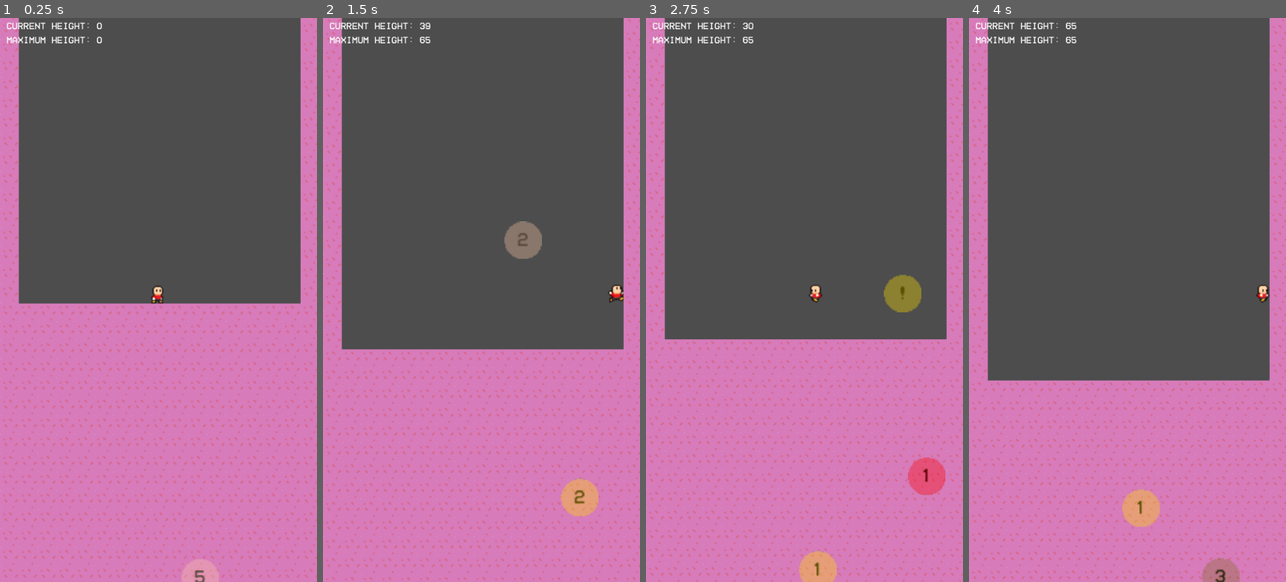
Above: before the commit, frames 1-4 (left to right).
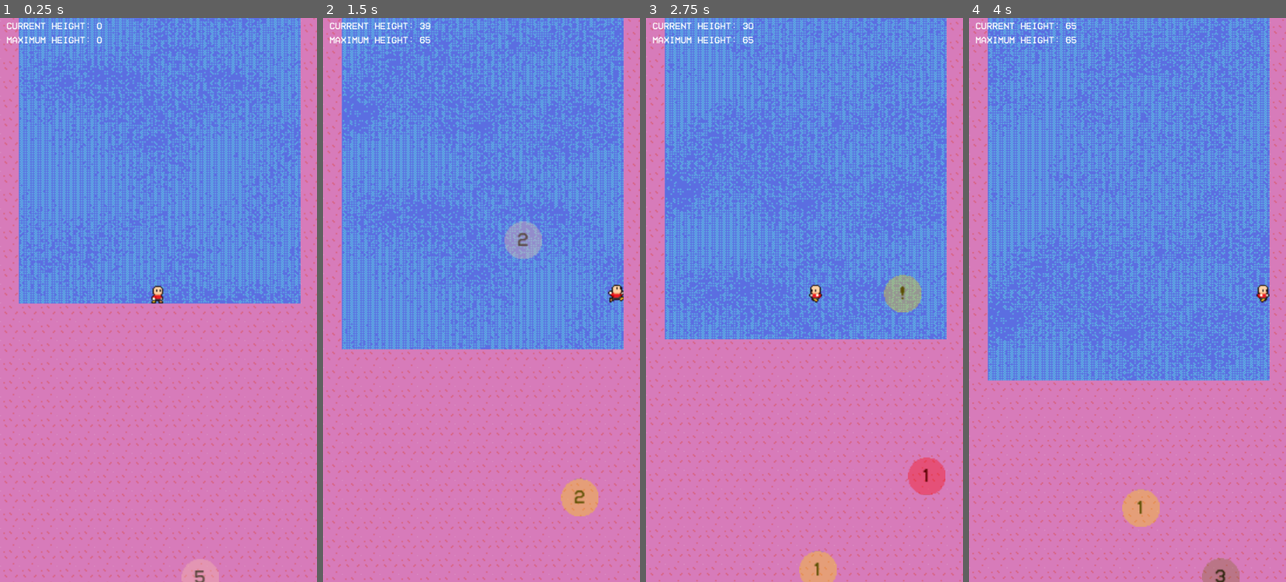
Above: after the commit, the same moments.

Repository: Ahonald/FGJ25
Game: Godot game, scene res://gameplay.tscn
The game is run twice, just before and just after one commit, with the same random seed, the same clock (stepped at 60 frames per second) and the same inputs.
Inputs:
- Up to frame 1 (0.25 s): no input
- Up to frame 2 (1.5 s): tap Enter (ui_accept) at 0.5, 0.6, 0.77, 1.07, 1.35 s; hold Right (ui_right) from 0.53 s (still down)
- Up to frame 3 (2.75 s): tap Enter (ui_accept) at 1.52, 1.82, 2.1 s; release Right (ui_right) at 2.03 s; hold Left (ui_left) from 2.03 s (still down)
- Up to frame 4 (4 s): release Left (ui_left) at 2.78 s; hold Right (ui_right) from 2.78 s (still down); tap Enter (ui_accept) at 2.85, 3.02, 3.32, 3.6, 3.77 s

The runs differ from the first frame. In frame 1, 45% of the frame differs, in the area x 5-95%, y 0-51%; in frame 2, 52%; in frame 3, 51%; in frame 4, 57%, in the area x 5-95%, y 0-65%.

Commit message:
Crunchy Narrator added, sfx playback works

Diff:
--- /dev/null
+++ b/gj25/default_bus_layout.tres
@@ -0,0 +1,21 @@
+[gd_resource type="AudioBusLayout" format=3 uid="uid://dpr055po7qqyd"]
+
+[resource]
+bus/1/name = &"SFX"
+bus/1/solo = false
+bus/1/mute = false
+bus/1/bypass_fx = false
+bus/1/volume_db = 0.0
+bus/1/send = &"Master"
+bus/2/name = &"MUSIC"
+bus/2/solo = false
+bus/2/mute = true
+bus/2/bypass_fx = false
+bus/2/volume_db = -6.57885
+bus/2/send = &"Master"
+bus/3/name = &"VOICES"
+bus/3/solo = false
+bus/3/mute = false
+bus/3/bypass_fx = false
+bus/3/volume_db = 0.0
+bus/3/send = &"Master"
--- a/gj25/gameplay.gd
+++ b/gj25/gameplay.gd
@@ -6,6 +6,7 @@
 @onready var maxHeightLabel = $UI/MaximumHeight
 
 @onready var AssholePlayer = $AssholePlayer
+@onready var BubblePop = $BubblePop
 
 var playerFallMag = 0;
 var playerFallMaxMag = 1.5;
@@ -41,3 +42,6 @@
 func _changeMaxHeight(currentHeightValue):
 	maxHeightValue = currentHeightValue
 	maxHeightLabel.text = "Maximum height: " + str(currentHeightValue)
+
+func _playBubblePop():
+	BubblePop.play()
--- a/gj25/gameplay.tscn
+++ b/gj25/gameplay.tscn
@@ -6,9 +6,11 @@
 [ext_resource type="Script" path="res://checkpoint.gd" id="2_xqxb6"]
 [ext_resource type="AudioStream" uid="uid://mf4t5lo6pwja" path="res://Audio/Music/jpoptest.ogg" id="3_v74yh"]
 [ext_resource type="FontFile" uid="uid://f8igmj5gexlb" path="res://Fonts/HomeVideo-BLG6G.ttf" id="4_1snfj"]
-[ext_resource type="AudioStream" uid="uid://b6t7vnt2io4i8" path="res://Audio/Voices/Voice1.ogg" id="7_ds7nc"]
+[ext_resource type="AudioStream" uid="uid://bosft1y2h2uth" path="res://Audio/SFX/BubblePop.ogg" id="6_b4n56"]
+[ext_resource type="AudioStream" uid="uid://b6t7vnt2io4i8" path="res://Audio/Voices/Falldown/FDVoice1.ogg" id="7_ds7nc"]
 [ext_resource type="Texture2D" uid="uid://cwuk2k024rblm" path="res://Sprites/Enviromental/PLATFORMS.png" id="7_du5wl"]
 [ext_resource type="Script" path="res://assholeplayer.gd" id="9_eltgw"]
+[ext_resource type="Texture2D" uid="uid://dnglidg7r18j6" path="res://Sprites/Enviromental/PARALBGv3.png" id="10_2ln54"]
 
 [sub_resource type="RectangleShape2D" id="RectangleShape2D_ywpb1"]
 size = Vector2(143, 20)
@@ -53,11 +55,12 @@
 [node name="Player" parent="." instance=ExtResource("1_n4qx7")]
 position = Vector2(-136, -180)
 
-[node name="AudioStreamPlayer2D" type="AudioStreamPlayer2D" parent="Player"]
+[node name="BGM" type="AudioStreamPlayer2D" parent="Player"]
 position = Vector2(202, 186)
 stream = ExtResource("3_v74yh")
 volume_db = -6.0
 autoplay = true
+bus = &"MUSIC"
 
 [node name="Bubblespawner" parent="." instance=ExtResource("2_cgldi")]
 
@@ -86,4 +89,18 @@
 
 [node name="AssholePlayer" type="AudioStreamPlayer" parent="."]
 stream = ExtResource("7_ds7nc")
+bus = &"VOICES"
 script = ExtResource("9_eltgw")
+
+[node name="Parallax2D" type="Parallax2D" parent="."]
+show_behind_parent = true
+repeat_size = Vector2(0, 1920)
+autoscroll = Vector2(0, 60)
+
+[node name="Sprite2D" type="Sprite2D" parent="Parallax2D"]
+texture = ExtResource("10_2ln54")
+
+[node name="BubblePop" type="AudioStreamPlayer" parent="."]
+stream = ExtResource("6_b4n56")
+volume_db = -12.0
+bus = &"SFX"
--- a/gj25/movingbubble.gd
+++ b/gj25/movingbubble.gd
@@ -6,6 +6,7 @@
 @onready var CountdownLabel = $CountdownLabel
 
 @onready var AnimatedSprite = $AnimatedSprite2D
+@onready var Gameplay = $"../../Gameplay"
 var colorRandom = 0
 
 var movementFactor = 1
@@ -40,6 +41,7 @@
 		else:
 			CountdownLabel.text = str(roundf((movementRange - distTravelled)/100))
 		if(distTravelled > movementRange):
+			Gameplay._playBubblePop()
 			queue_free()
 
 func _setSprite(colorSeed):
--- a/gj25/player.gd
+++ b/gj25/player.gd
@@ -69,6 +69,7 @@
 			#if !isShooting:
 				#PlayerJump.play()
 			anim.play("Jump")
+			$Jump.play()
 
 		var direction = Input.get_axis("ui_left", "ui_right")
 		if direction:
--- a/gj25/player.tscn
+++ b/gj25/player.tscn
@@ -1,7 +1,8 @@
-[gd_scene load_steps=22 format=3 uid="uid://yccqqquuyd3l"]
+[gd_scene load_steps=23 format=3 uid="uid://yccqqquuyd3l"]
 
 [ext_resource type="Script" path="res://player.gd" id="1_shpw8"]
 [ext_resource type="Texture2D" uid="uid://g1nxuf5vpyld" path="res://Sprites/Punainen_ukko/nobg_Old hero.PNG" id="2_i1s8u"]
+[ext_resource type="AudioStream" uid="uid://j221qpefrnvn" path="res://Audio/SFX/Jump.ogg" id="3_6vua2"]
 
 [sub_resource type="RectangleShape2D" id="RectangleShape2D_m4x13"]
 size = Vector2(12, 16)
@@ -277,3 +278,7 @@
 "": SubResource("AnimationLibrary_548jw")
 }
 autoplay = "Idle"
+
+[node name="Jump" type="AudioStreamPlayer2D" parent="."]
+stream = ExtResource("3_6vua2")
+bus = &"SFX"
Not shown, added: gj25/Audio/Voices/Checkpoint/CPVoice1.ogg.import
Not shown, added: gj25/Audio/Voices/Checkpoint/CPVoice2.ogg.import
Not shown, added: gj25/Audio/Voices/Checkpoint/CPVoice3.ogg.import
Not shown, added: gj25/Audio/Voices/Checkpoint/CPVoice4.ogg.import
Not shown, added: gj25/Audio/Voices/Checkpoint/CPVoice5.ogg.import
Not shown, added: gj25/Audio/Voices/Checkpoint/CPVoice6.ogg.import
Not shown, added: gj25/Audio/Voices/Checkpoint/CPVoice7.ogg.import
Not shown, added: gj25/Audio/Voices/Checkpoint/CPVoice8.ogg.import
Not shown, added: gj25/Audio/Voices/Falldown/FDVoice1.ogg.import
Not shown, added: gj25/Audio/Voices/Falldown/FDVoice2.ogg.import
Not shown, added: gj25/Audio/Voices/Falldown/FDVoice3.ogg.import
Not shown, added: gj25/Audio/Voices/Falldown/FDVoice4.ogg.import
(and 28 more such lines)
